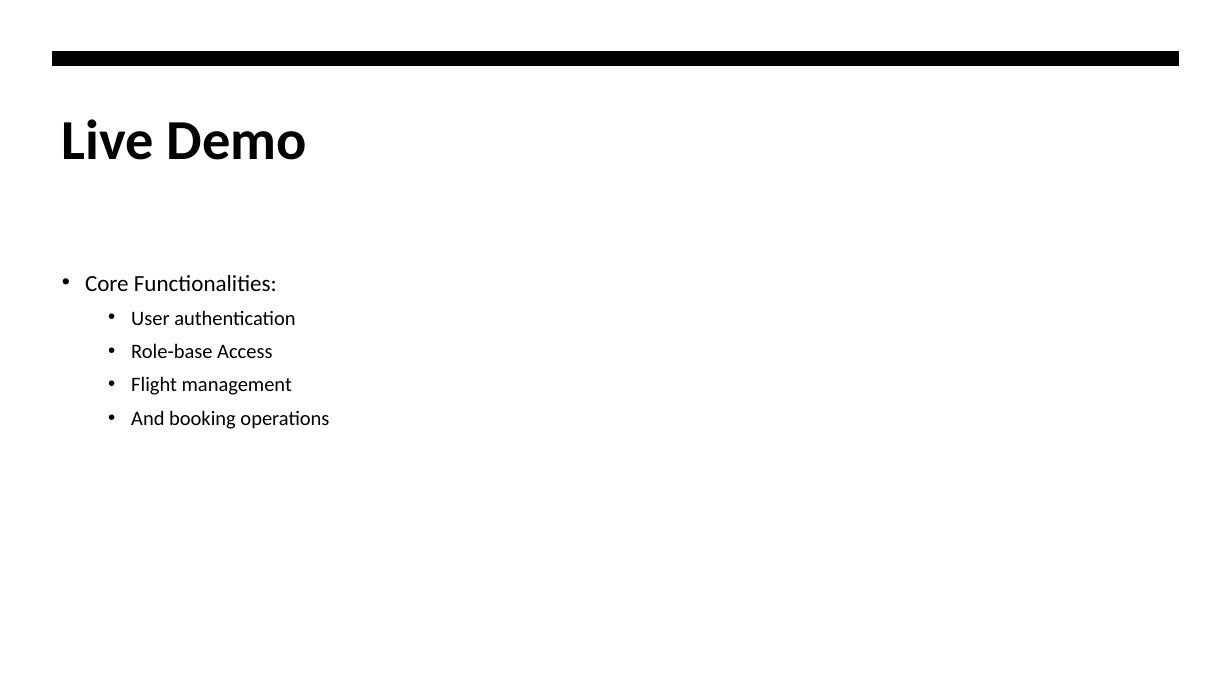
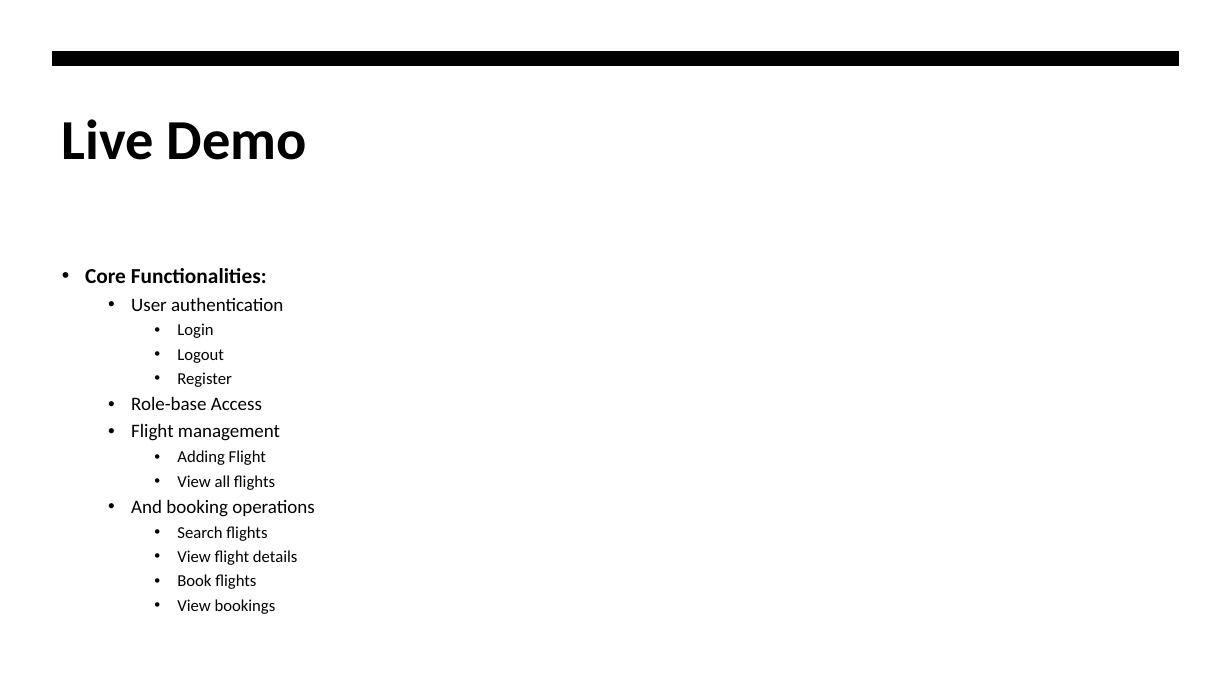
Before and after one commit to Ianieee36/ENSE706_Project, a slide deck: slide 8 of FBS_Presentation.pptx (slide 7 before the commit). Drawn at 1232x693 pixels with LibreOffice and Linux fonts; fonts in the diff are those of the drawing. Boxes give left, top, right and bottom in pixels: in the first picture for what was removed or moved away, otherwise in the second. Text is boxed around its words. In the diff, an @@ line names an element or a change of style, - is before the commit and + after.

```diff
--- a/FBS_Presentation.pptx
+++ b/FBS_Presentation.pptx
@@ text at (85, 268, 314, 517): size 18 to 16.6 pt, bold on in "Core Functionalities:"; size 16 to 14.8 pt in "User authentication", "Role-base Access", "Flight management", "And booking operations"; line spacing 1.1 to 0.9 @@
@@ text at (177, 323, 231, 387): paragraphs added @@
+    • Login
+    • Logout
+    • Register
@@ text at (177, 450, 275, 490): paragraphs added @@
+    • Adding Flight
+    • View all flights
@@ text at (177, 526, 297, 614): paragraphs added @@
+    • Search flights
+    • View flight details
+    • Book flights
+    • View bookings
```
Also in this commit, not shown: 3 other slides changed, 5 slides added, 3 slides removed, 1 other file.
